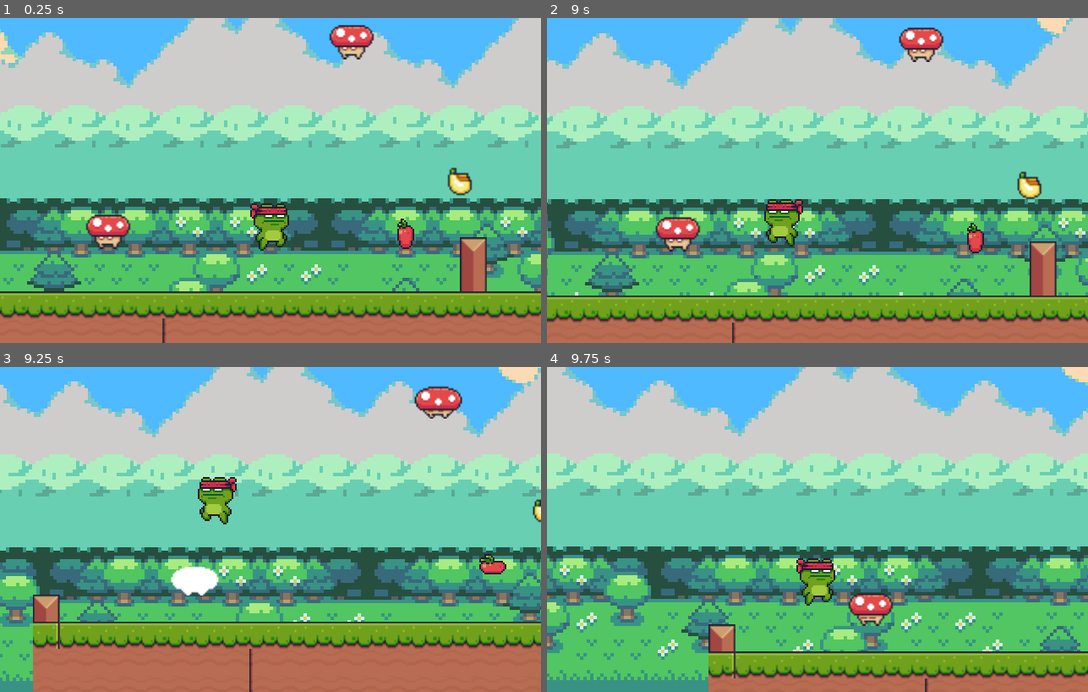
Above: before the commit, frames 1-4 (two rows, left to right).
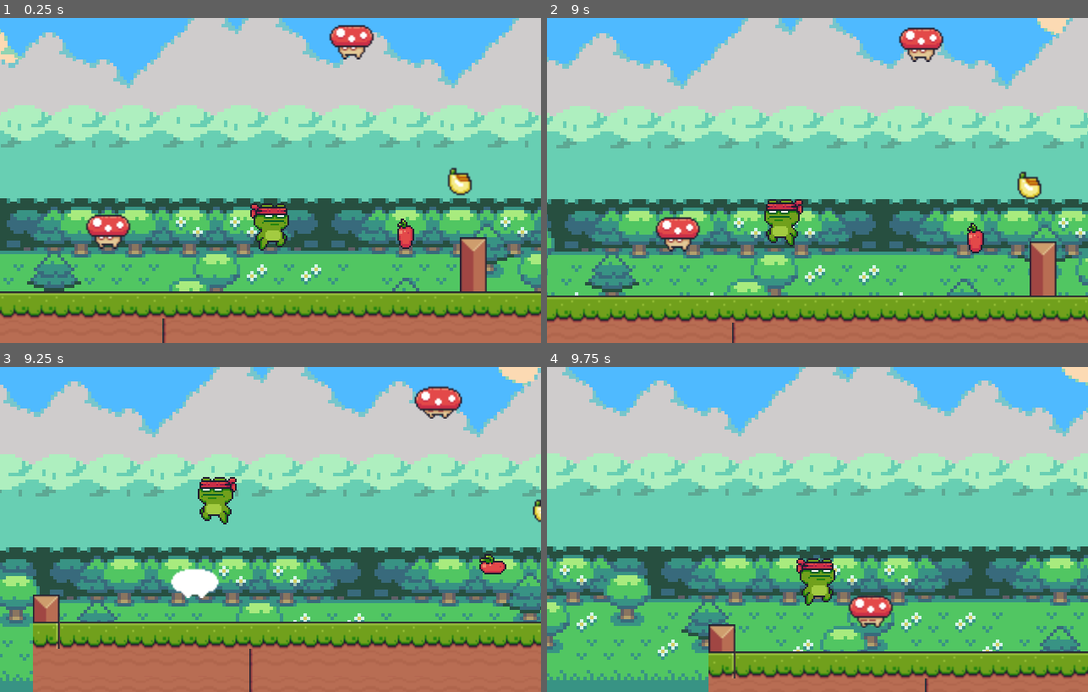
Above: after the commit, the same moments.

Repository: tiagoskaterock/godot-pixel-adventure-2d
Game: Godot game, scene res://Levels/Level_01.tscn
Same seed, same stepped clock (60 frames per second), same inputs: the game is played once before the commit and once after it.
Inputs:
- Up to frame 1 (0.25 s): no input
- Up to frame 2 (9 s): hold D (move_right) 0.53-2.03 s; tap Keypad 2 (jump) at 0.77, 1.52, 3.02, 3.77, 4.52, 6.02, 6.77, 7.52 s; hold A (move_left) 2.03-4.28 s; hold D (move_right) 4.28-8.03 s; hold A (move_left) from 8.03 s (still down)
- Up to frame 3 (9.25 s): keep holding A (move_left); tap Keypad 2 (jump) at 9.02 s
- Up to frame 4 (9.75 s): release A (move_left) at 9.53 s; hold D (move_right) from 9.53 s (still down)

Frames 1-2 are identical in both runs. In frame 3, 0.2% of the frame differs, in the area x 31-41%, y 61-72%; in frame 4, 0.5%, in the area x 55-65%, y 69-81%.

Commit message:
https://www.youtube.com/watch?v=UkwdipBVLJ8&list=PL-oJEh-N3A3Qis2H0Mi-_jaq1c5oFd2Ty&index=10 - #10 - Tutorial Godot - Jogo de Plataforma 2D - Adicionando Dano ao Player e ao Inimigo

Diff:
--- a/Player/Player.tscn
+++ b/Player/Player.tscn
@@ -235,7 +235,7 @@
 extents = Vector2( 10, 10.5 )
 
 [sub_resource type="RectangleShape2D" id=8]
-extents = Vector2( 17, 5 )
+extents = Vector2( 11, 5 )
 
 [node name="Player" type="KinematicBody2D"]
 position = Vector2( 0, -16 )
